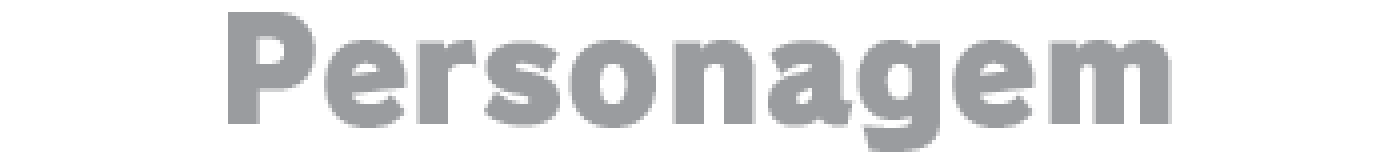
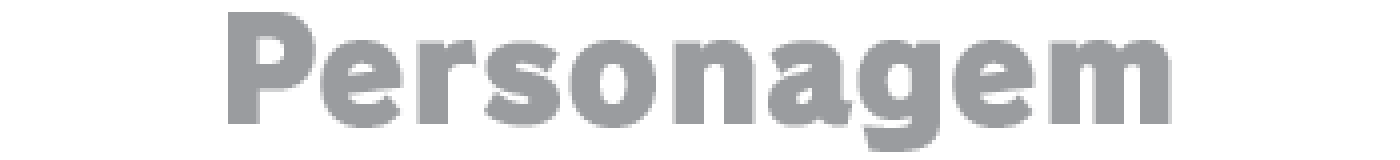
Revision of a layered 1400x160 image; what changed, layer by layer:
added layer "Personagem V2 Centralizado" above "Personagem V2" over [320, 40, 408, 128]
hid "Personagem Centralizado" over [320, 40, 408, 128]
